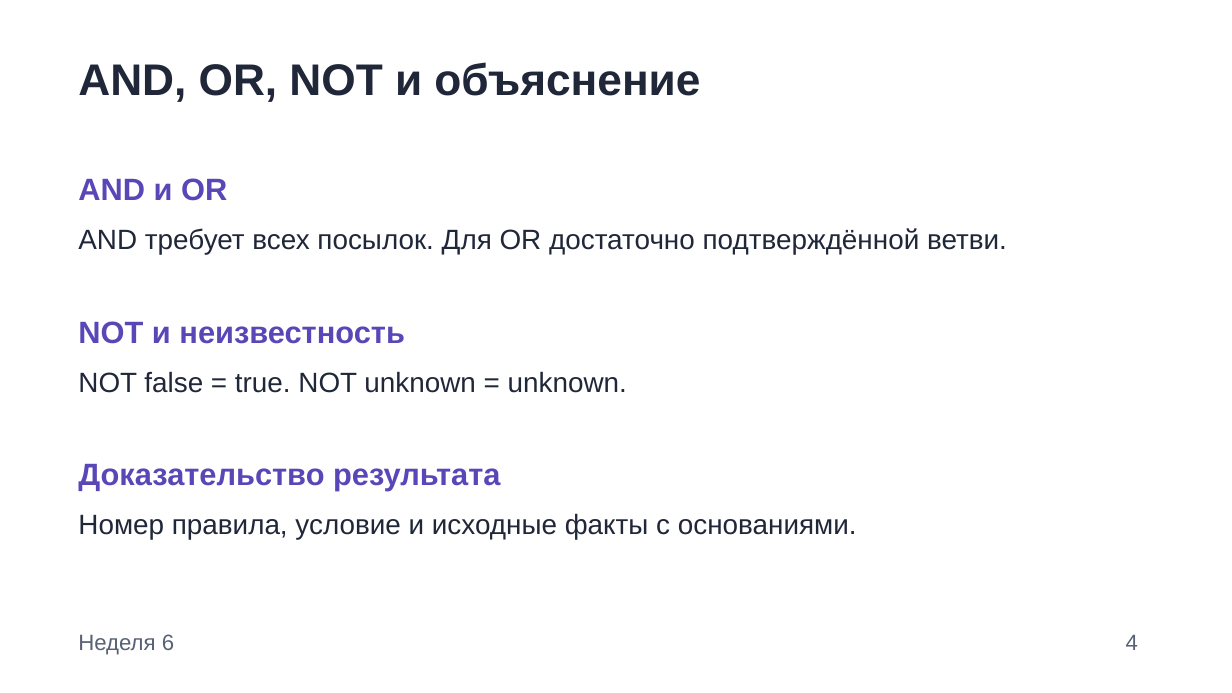
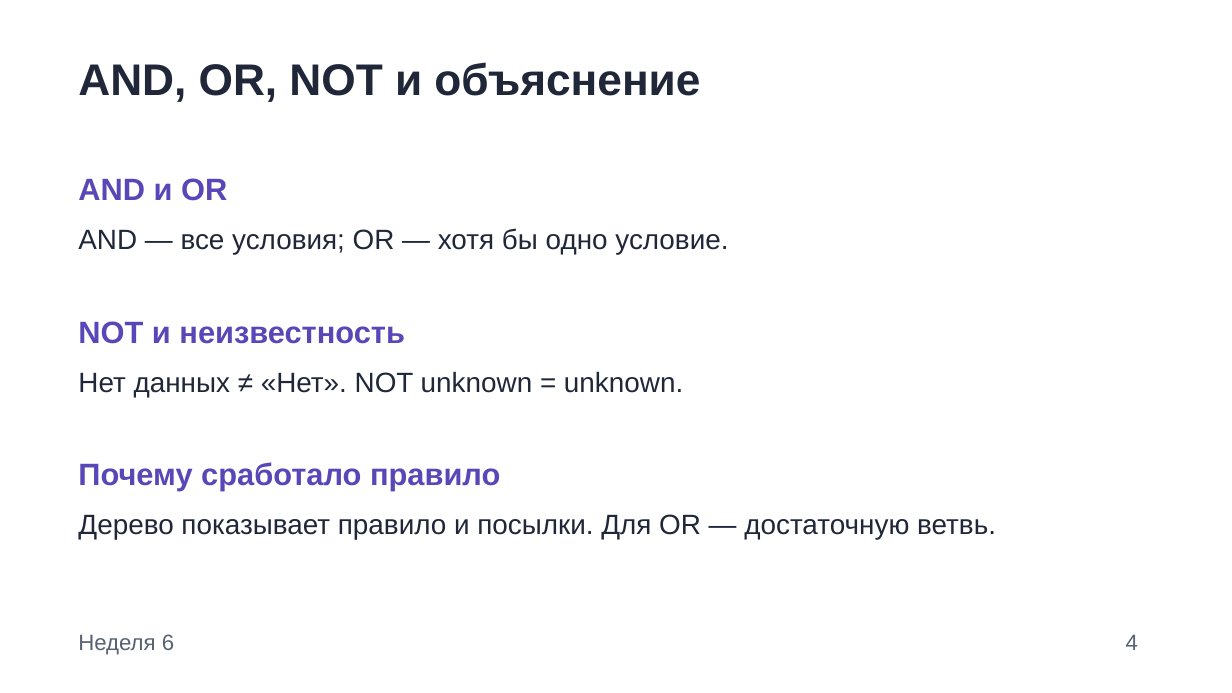
Before and after one commit to OverlordCrowley/SII, a slide deck: slide 4 of crypto-project-assistant/presentation/Cryptoscope_Weeks_04_15_Local_AI.pptx. Drawn at 1232x693 pixels with LibreOffice and Linux fonts; fonts in the diff are those of the drawing. Boxes give left, top, right and bottom in pixels: in the first picture for what was removed or moved away, otherwise in the second. Text is boxed around its words. In the diff, an @@ line names an element or a change of style, - is before the commit and + after.

```diff
--- a/crypto-project-assistant/presentation/Cryptoscope_Weeks_04_15_Local_AI.pptx
+++ b/crypto-project-assistant/presentation/Cryptoscope_Weeks_04_15_Local_AI.pptx
@@ text at bbox=[78, 228, 728, 255]: text changed @@
-AND требует всех посылок. Для OR достаточно подтверждённой ветви.
+AND — все условия; OR — хотя бы одно условие.
@@ text at bbox=[78, 371, 683, 397]: text changed @@
-NOT false = true. NOT unknown = unknown.
+Нет данных ≠ «Нет». NOT unknown = unknown.
@@ text at bbox=[78, 462, 500, 491]: text changed @@
-Доказательство результата
+Почему сработало правило
@@ text at bbox=[78, 514, 996, 540]: text changed @@
-Номер правила, условие и исходные факты с основаниями.
+Дерево показывает правило и посылки. Для OR — достаточную ветвь.
```
Also in this commit, not shown: 5 other slides changed, 37 other files.
